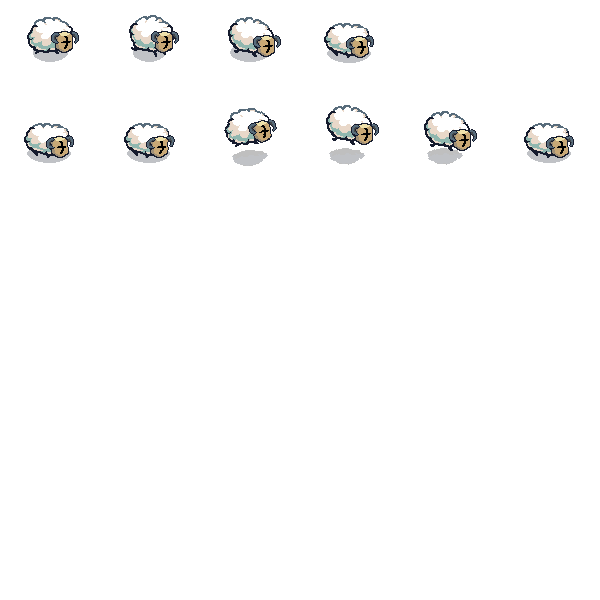
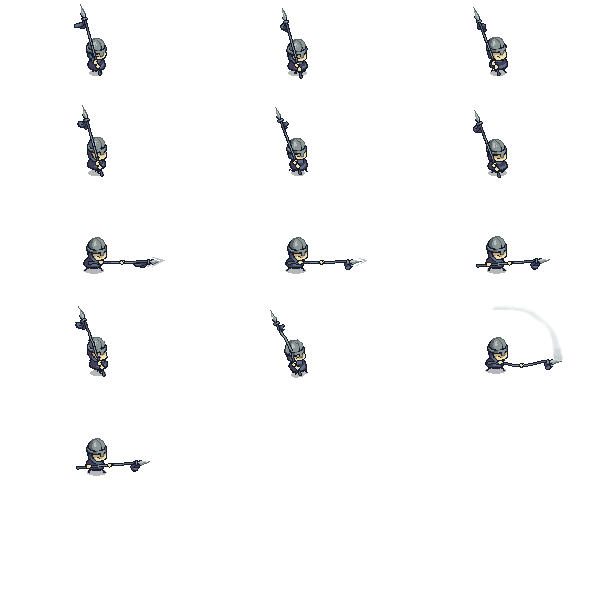
The second 600x600 image is a revision of the first. Changes to its layers:
renamed "Lancer_Run.png" to "Lancer_Run.png Merged", showed it, painted on it over (24, 4, 574, 476)
hid "SheepDog Merged", painted on it over (24, 4, 574, 320)